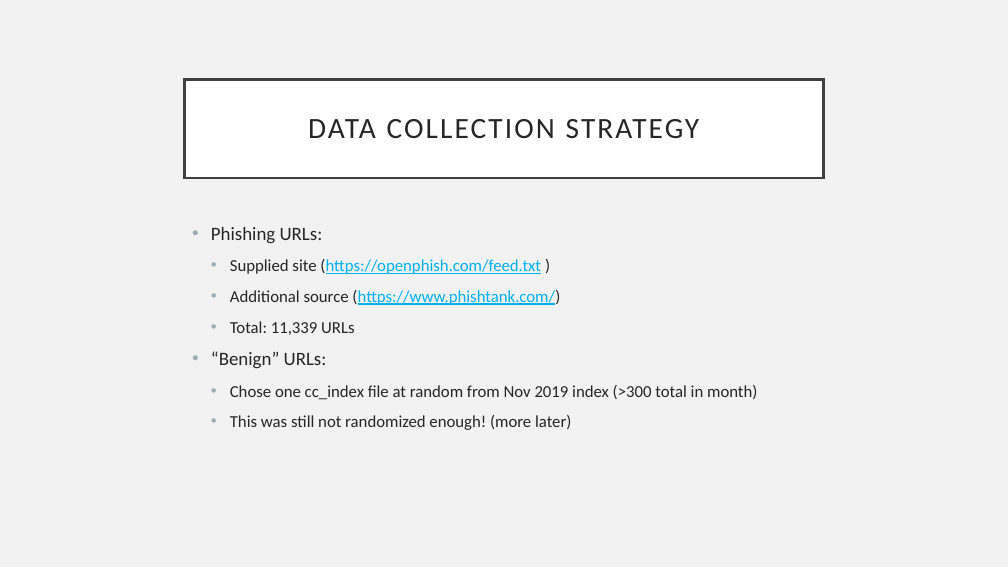
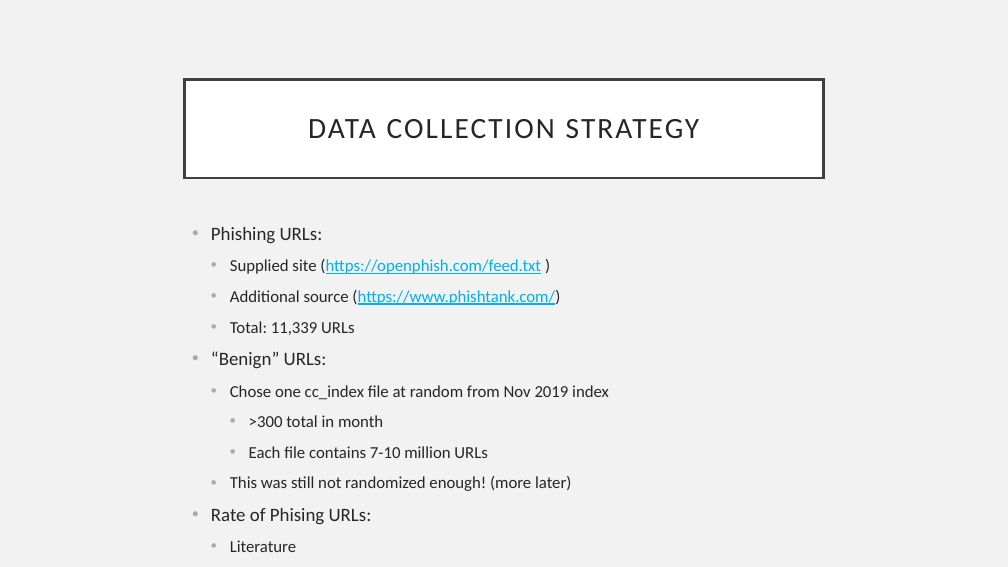
Before and after one commit to kbfreder/phishing-urls, a slide deck: slide 3 of docs/Presentation.pptx. Drawn at 1008x567 pixels with LibreOffice and Linux fonts; fonts in the diff are those of the drawing. Boxes give left, top, right and bottom in pixels: in the first picture for what was removed or moved away, otherwise in the second. Text is boxed around its words. In the diff, an @@ line names an element or a change of style, - is before the commit and + after.

```diff
--- a/docs/Presentation.pptx
+++ b/docs/Presentation.pptx
@@ text at <box>230,385,609,458</box>: text changed @@
-  • Chose one cc_index file at random from Nov 2019 index (>300 total in month)
+  • Chose one cc_index file at random from Nov 2019 index
+    • >300 total in month
+    • Each file contains 7-10 million URLs
@@ text at <box>211,508,372,552</box>: paragraphs added @@
+• Rate of Phising URLs:
+  • Literature
```
Also in this commit, not shown: 3 other slides changed, 6 slides added, 1 slide removed, 25 other files.
